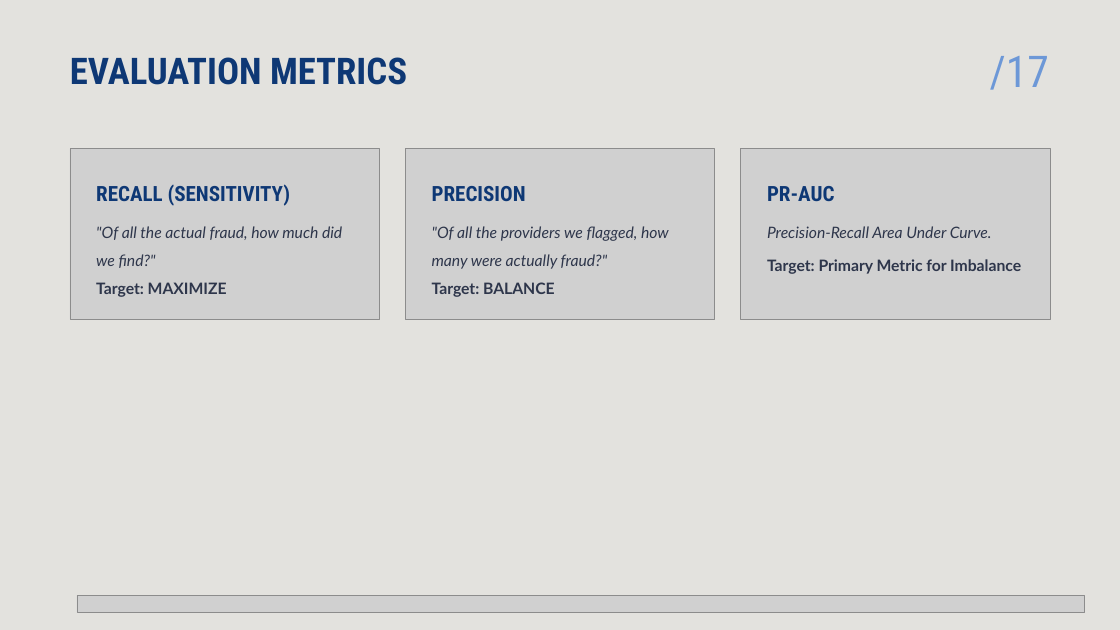
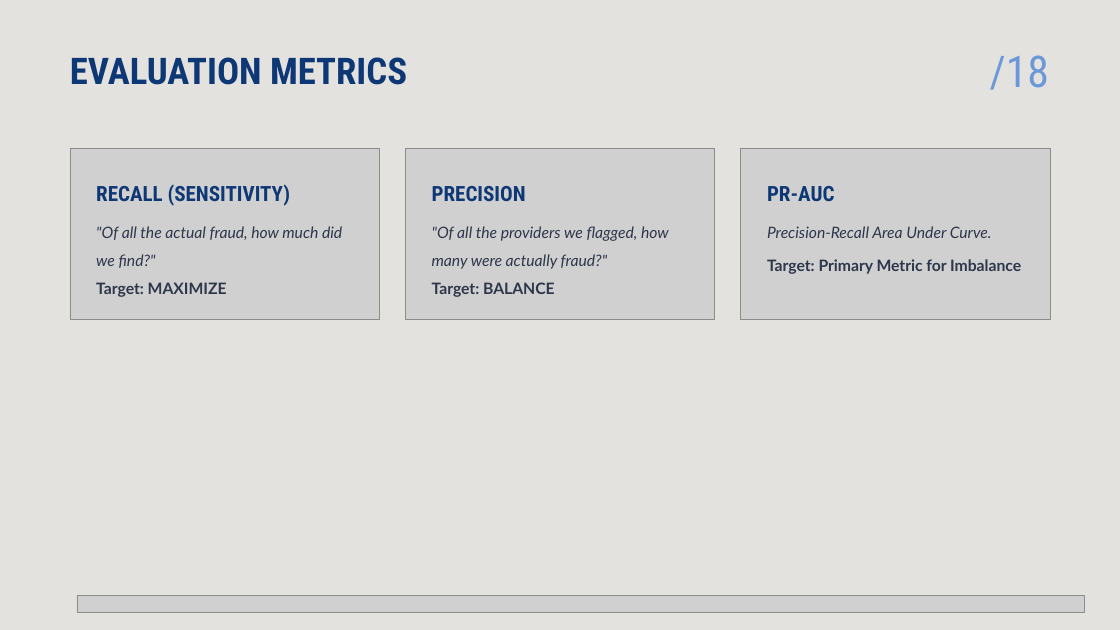
Before and after one commit to Ali-Tharwat/fraud_detection_project, a slide deck: slide 19 of reports/presentation.pptx. Drawn at 1120x630 pixels with LibreOffice and Linux fonts; fonts in the diff are those of the drawing; grey boxes stand for pictures. Boxes give left, top, right and bottom in pixels: in the first picture for what was removed or moved away, otherwise in the second. Text is boxed around its words. In the diff, an @@ line names an element or a change of style, - is before the commit and + after.

```diff
--- a/reports/presentation.pptx
+++ b/reports/presentation.pptx
@@ text at [990, 55, 1049, 90]: text changed @@
-/17
+/18
```
Also in this commit, not shown: 20 other slides changed, 5 slides added, 1 slide removed, 1 other file.
